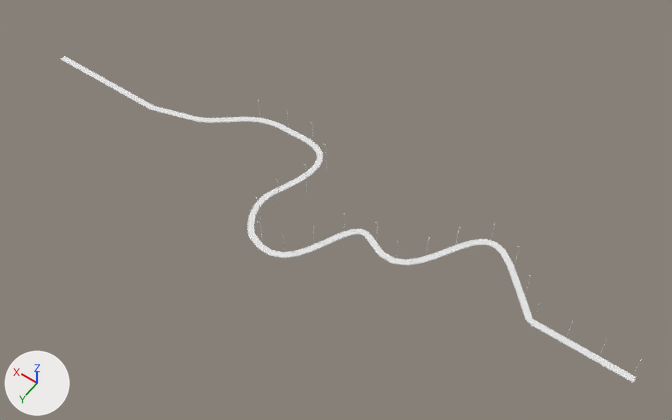
A saved change to the FBX model Unity_Aerodeslizador/Assets/Modelos/Road.fbx.
One viewpoint serves both versions: a 50 mm lens placed at (-9.0, 275.0, 423.0), pointed at (190.0, -4.0, -15.0). Arrows for +X, +Y and +Z are at lower left; the lights stay in place. Materials are left out; every surface is plain grey. Objects named as collision shapes, trigger or cutter boxes, shadow casters or lower levels of detail are left out. Where no turn or scale is listed for an object, it has been applied to the vertices.

Objects in the first picture: 'Road Collider '.
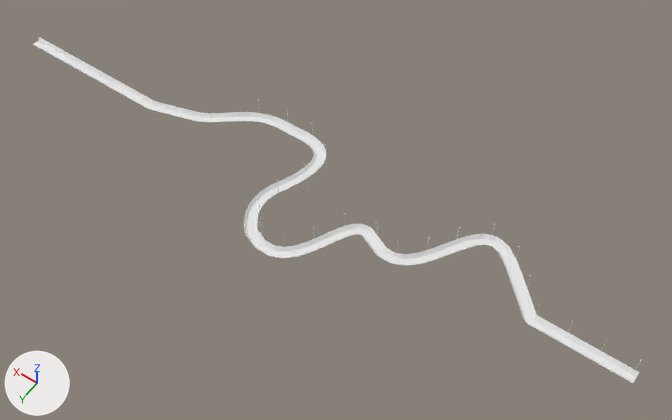
Edits to the bpy script that builds the scene:
```text
Add me_cube_006_1:
    me_cube_006_1.from_pydata(...)  # 5940 vertices, 3300 faces; spans x -3.0..440.0, y -39.0..50.0, z 0.0..2.0
Remove ob_road_collider:
    ob_road_collider = bpy.data.objects.new('Road Collider ', me_cube_005)
    ob_road_collider.location = (0.0, 0.0, -10.3)
Add ob_road:
    ob_road = bpy.data.objects.new('Road ', me_cube_006_1)
    ob_road.location = (0.0, 0.0, -10.3)
```

Boxes (x1, y1, x2, y2) around the edits, measured in the pictures (672 x 420 px):
'Road ', added: after (33, 37, 639, 383)
'Road Collider ', deleted: before (60, 56, 636, 383)
